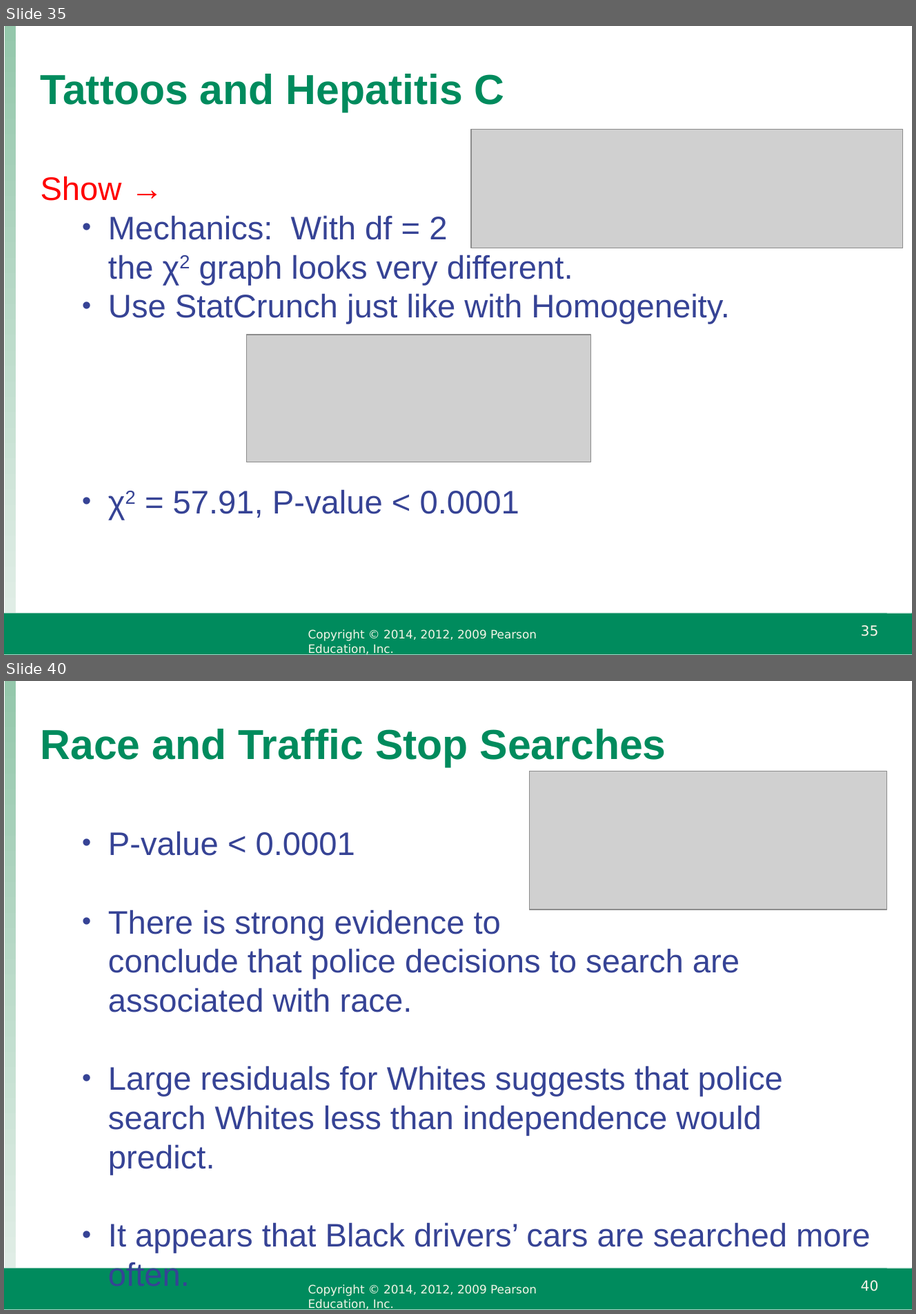
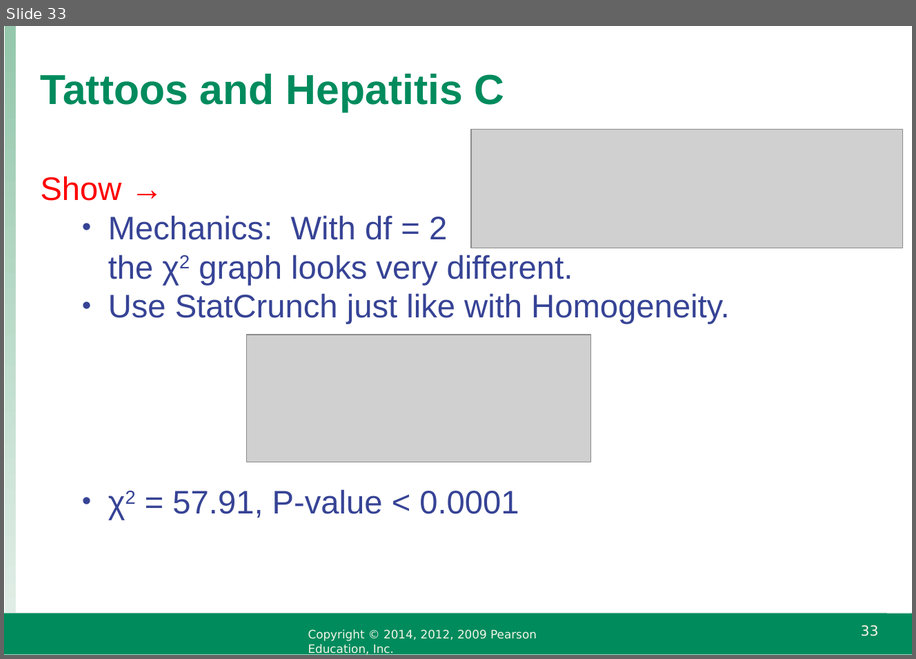
Before and after one commit to raffled/STAT111, a slide deck: week6/IS4_ppt_chapter22.ppt. Shown one above the other, each under a label of ours: slides 35 and 40 before the commit, slide 33 after it; the slides between them are not shown. The pictures are 916x1314 and 916x659 pixels, drawn with LibreOffice and Linux fonts; fonts in the diff are those of the drawing; grey boxes stand for pictures; background and template pictures are left out. Boxes give left, top, right and bottom in pixels: in the first picture for what was removed or moved away, otherwise in the second. Text is boxed around its words. In the diff, an @@ line names an element or a change of style, - is before the commit and + after.

```diff
--- a/week6/IS4_ppt_chapter22.ppt
+++ b/week6/IS4_ppt_chapter22.ppt
@@ slide 40 removed at [4,681,912,1310], background #FFFFFF; not listed: 5 template elements that a slide beside it also shows @@
@@ text removed at [41,729,666,767] @@
-Race and Traffic Stop Searches
@@ picture removed at [529,771,886,909] @@
@@ text removed at [108,831,871,1253] @@
-  • P-value < 0.0001
-  • There is strong evidence to
-    conclude that police decisions to search are associated with race.
-  • Large residuals for Whites suggests that police search Whites less than independence would predict.
-  • It appears that Black drivers’ cars are searched more often.
@@ what was slide 35 is now slide 33 @@
@@ page number at [861,625,879,636]: text changed @@
-35
+33
```
Also in this commit, not shown: 10 slides changed, 6 other slides removed, 6 other files.
